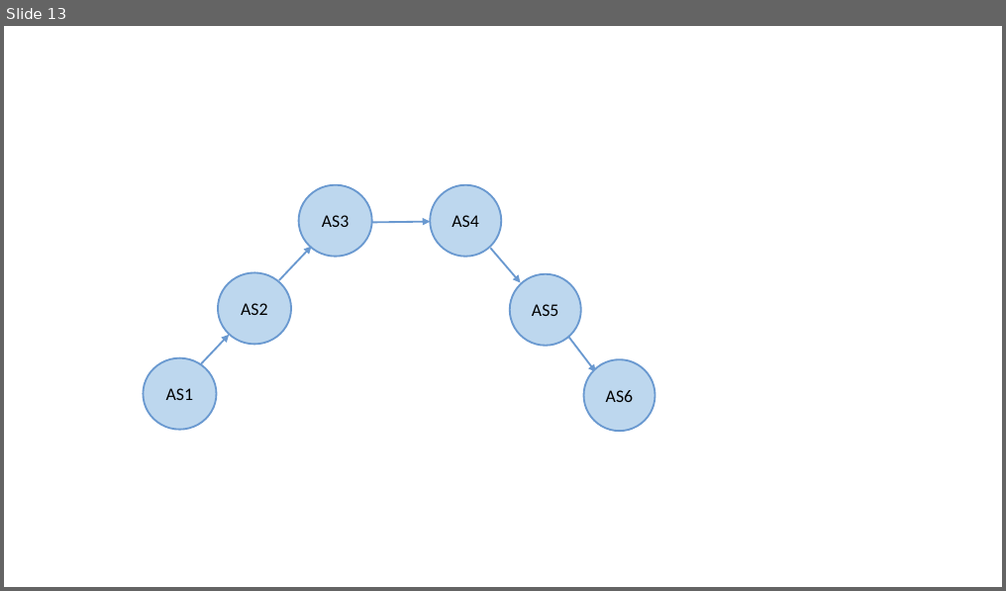
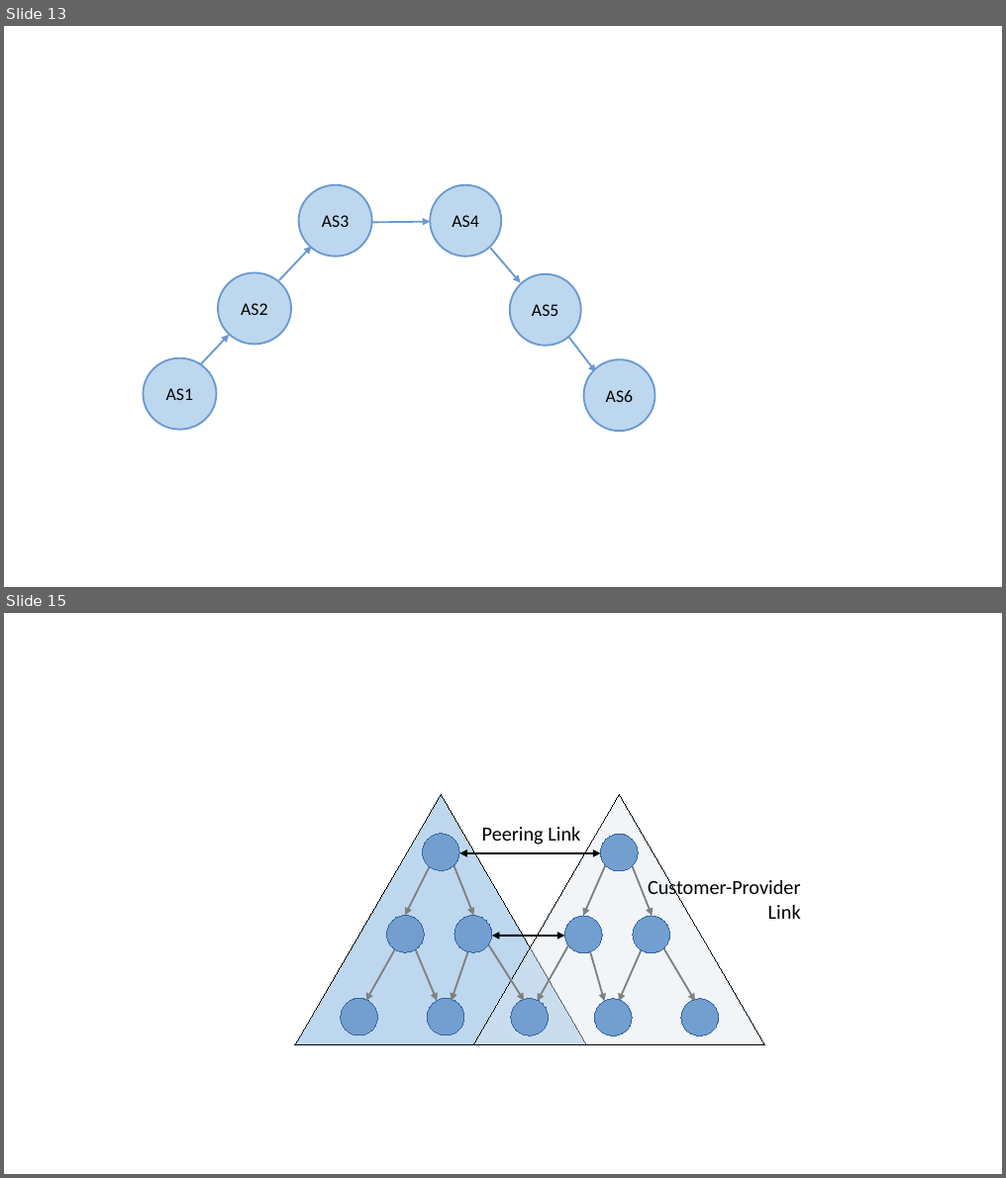
Before and after one commit to SystemsApproach/7E, a slide deck: policy/figures/policy.odp. Shown one above the other, each under a label of ours: slide 13 before the commit, slides 13 and 15 after it; the slides between them are not shown. The pictures are 1006x591 and 1006x1178 pixels, drawn with LibreOffice and Linux fonts; fonts in the diff are those of the drawing. Boxes give left, top, right and bottom in pixels: in the first picture for what was removed or moved away, otherwise in the second. Text is boxed around its words. In the diff, an @@ line names an element or a change of style, - is before the commit and + after.

```diff
--- a/policy/figures/policy.odp
+++ b/policy/figures/policy.odp
@@ slide 15 added at [4,613,1002,1174], background #FFFFFF @@
@@ triangle added at [295,794,587,1046], fill #BDD7EE, outline #000000 0 pt @@
@@ triangle added at [473,794,765,1046], fill #DEE6EF at 40% opacity, outline #000000 0 pt @@
@@ arrow added from (442, 844) to (405, 916), #808080 1.45 pt @@
@@ ellipse added at [423,834,459,871], fill #729FCF, outline #3465A4 0 pt @@
@@ arrow added from (442, 834) to (474, 916), #808080 1.45 pt @@
@@ text added at [482,827,580,845], 16 pt, text #000000 @@
+Peering Link
@@ arrow added from (620, 834) to (583, 916), #808080 1.45 pt @@
@@ ellipse added at [601,834,638,871], fill #729FCF, outline #3465A4 0 pt @@
@@ arrow added from (620, 834) to (652, 916), #808080 1.45 pt @@
@@ double arrow added from (459, 854) to (601, 854), #000000 1.45 pt @@
@@ text added at [648,878,801,919], 16 pt, text #000000 @@
+Customer-Provider
+Link
@@ arrow added from (413, 919) to (366, 1001), #808080 1.45 pt @@
@@ ellipse added at [387,916,424,953], fill #729FCF, outline #3465A4 0 pt @@
@@ arrow added from (405, 925) to (437, 1001), #808080 1.45 pt @@
@@ arrow added from (477, 925) to (451, 1001), #808080 1.45 pt @@
@@ ellipse added at [455,916,492,953], fill #729FCF, outline #3465A4 0 pt @@
@@ arrow added from (473, 921) to (524, 1001), #808080 1.45 pt @@
@@ double arrow added from (492, 936) to (565, 936), #000000 1.45 pt @@
@@ arrow added from (583, 920) to (538, 1001), #808080 1.45 pt @@
@@ ellipse added at [565,916,603,954], fill #729FCF, outline #3465A4 0 pt @@
@@ arrow added from (583, 927) to (604, 1001), #808080 1.45 pt @@
@@ arrow added from (655, 920) to (619, 1001), #808080 1.45 pt @@
@@ ellipse added at [633,916,669,954], fill #729FCF, outline #3465A4 0 pt @@
@@ arrow added from (652, 929) to (695, 1001), #808080 1.45 pt @@
@@ ellipse added at [341,999,378,1036], fill #729FCF, outline #3465A4 0 pt @@
@@ ellipse added at [427,999,464,1036], fill #729FCF, outline #3465A4 0 pt @@
@@ ellipse added at [511,999,548,1036], fill #729FCF, outline #3465A4 0 pt @@
@@ ellipse added at [594,999,632,1036], fill #729FCF, outline #3465A4 0 pt @@
@@ ellipse added at [681,999,719,1036], fill #729FCF, outline #3465A4 0 pt @@
```
Also in this commit, not shown: 1 other slide added, 5 other files.
